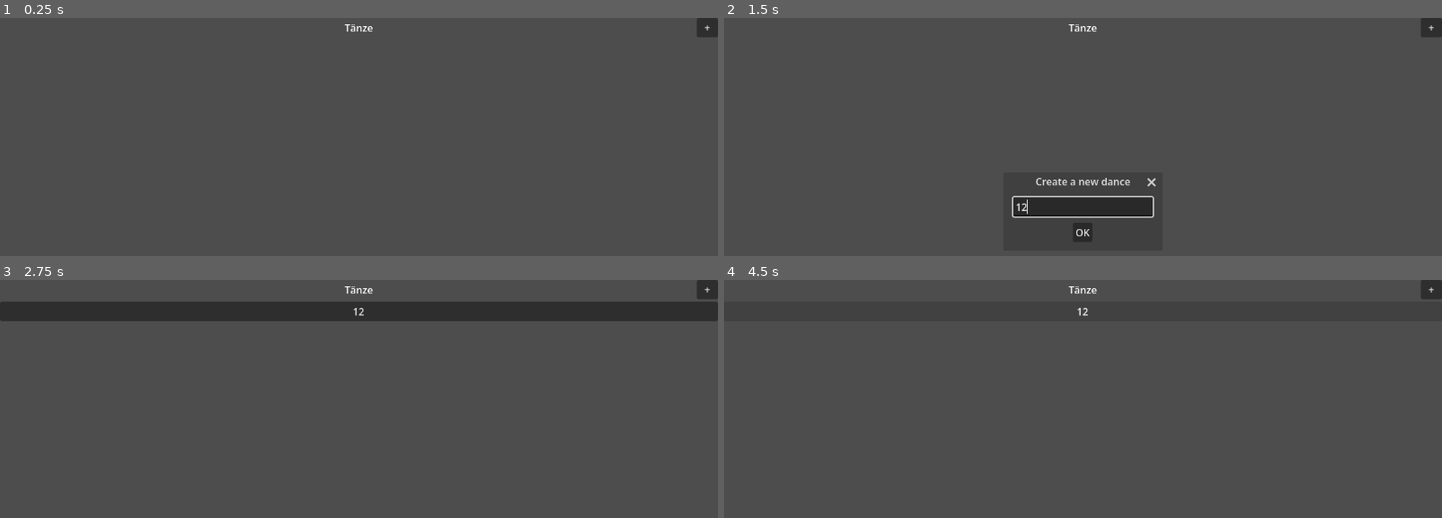
Above: before the commit, frames 1-4 (two rows, left to right).
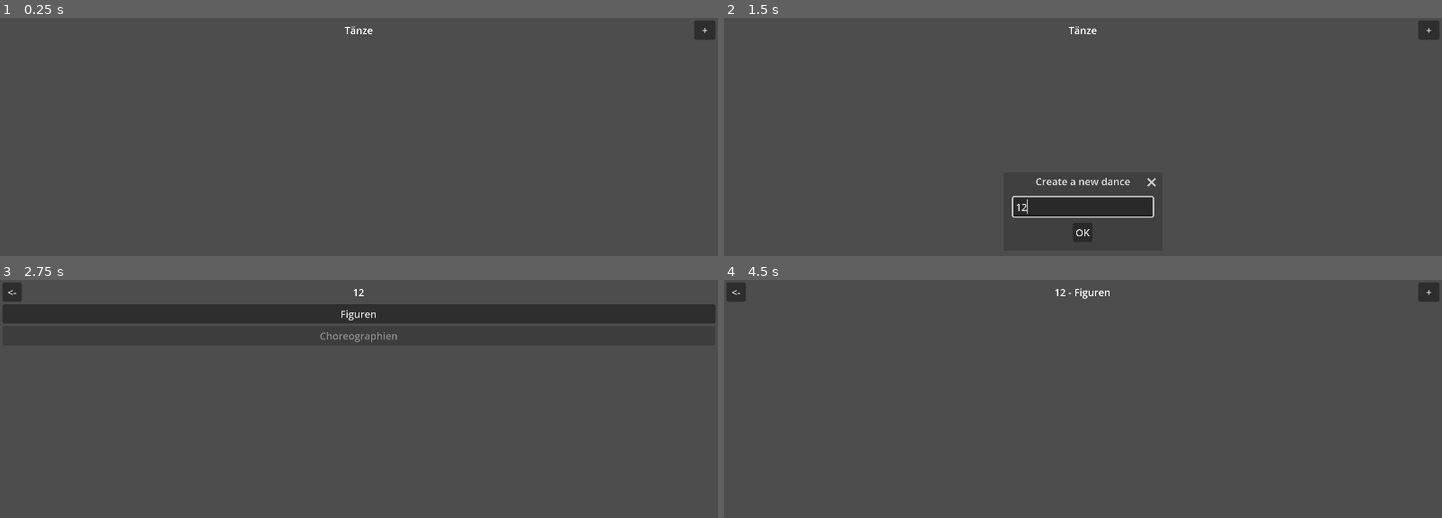
Above: after the commit, the same moments.

Repository: Calabiyaur/Dance-Notation
Game: Godot game, scene res://App.tscn
The game is run twice, just before and just after one commit, with the same random seed, the same clock (stepped at 60 frames per second) and the same inputs.
Inputs (mouse positions are in pixels of both pictures, inside the frame that each line leads up to):
- Up to frame 1 (0.25 s): no input
- Up to frame 2 (1.5 s): click "+" at 0.5 s; click (1083, 206) at 1.27 s; type "12" at 1.35 s
- Up to frame 3 (2.75 s): click "OK" at 2 s
- Up to frame 4 (4.5 s): click "12" (after the commit: "<-") at 2.75 s; click "12" at 3.5 s; click "12" (after the commit: "Figuren") at 4.25 s

The runs differ from the first frame. In frame 1, 0.2% of the frame differs, in the area x 47-100%, y 0-10%; in frame 2, 0.3%; in frame 3, 2.6%, in the area x 0-100%, y 0-27%; in frame 4, 0.5%.
Error before the commit: Parse Error: A lambda function must have a ":" followed by a body. (res://SceneSwitcher.gd:4)

Commit message:
Added margin

Diff:
--- a/App.tscn
+++ b/App.tscn
@@ -1,29 +1,38 @@
-[gd_scene load_steps=2 format=3 uid="uid://cn4k3vr0klbir"]
+[gd_scene format=3 uid="uid://cn4k3vr0klbir"]
 
 [ext_resource type="Script" uid="uid://hkns3o3e7vms" path="res://AppScene.gd" id="1_j6dmo"]
 
-[node name="App" type="VBoxContainer"]
+[node name="App" type="MarginContainer" unique_id=1923743042]
 anchors_preset = 15
 anchor_right = 1.0
 anchor_bottom = 1.0
 grow_horizontal = 2
 grow_vertical = 2
+theme_override_constants/margin_left = 4
+theme_override_constants/margin_top = 4
+theme_override_constants/margin_right = 4
+theme_override_constants/margin_bottom = 4
 script = ExtResource("1_j6dmo")
 
-[node name="Header" type="MarginContainer" parent="."]
+[node name="VBoxContainer" type="VBoxContainer" parent="." unique_id=1584857479]
 layout_mode = 2
 
-[node name="Title" type="Label" parent="Header"]
+[node name="Header" type="MarginContainer" parent="VBoxContainer" unique_id=1176212518]
+layout_mode = 2
+
+[node name="Title" type="Label" parent="VBoxContainer/Header" unique_id=1842680447]
 custom_minimum_size = Vector2(0, 31)
 layout_mode = 2
 text = "Tänze"
 horizontal_alignment = 1
 vertical_alignment = 1
 
-[node name="Add" type="Button" parent="Header"]
+[node name="Add" type="Button" parent="VBoxContainer/Header" unique_id=208588146]
+unique_name_in_owner = true
 layout_mode = 2
 size_flags_horizontal = 8
 text = "  +  "
 
-[node name="Dances" type="VBoxContainer" parent="."]
+[node name="Dances" type="VBoxContainer" parent="VBoxContainer" unique_id=1497781062]
+unique_name_in_owner = true
 layout_mode = 2
--- a/AppScene.gd
+++ b/AppScene.gd
@@ -1,4 +1,4 @@
-extends VBoxContainer
+extends MarginContainer
 
 
 var dance_notation: DanceNotation
@@ -6,20 +6,17 @@
 
 func _ready() -> void:
 	dance_notation = Data.load()
-	if dance_notation:
-		dance_notation.dances.sort_custom(func(a, b): return a.name < b.name)
-		for dance in dance_notation.dances:
-			add_dance_button(dance)
-	else:
-		dance_notation = DanceNotation.new()
+	dance_notation.dances.sort_custom(func(a, b): return a.name < b.name)
+	for dance in dance_notation.dances:
+		add_dance_button(dance)
 
-	$Header/Add.pressed.connect(open_create_dance_dialog)
+	%Add.pressed.connect(open_create_dance_dialog)
 
 
 func add_dance_button(dance: Dance) -> Button:
 	var button = Button.new()
 	button.text = dance.name
-	$Dances.add_child(button)
+	%Dances.add_child(button)
 	button.pressed.connect(func():
 		SceneSwitcher.switch_to("res://Dance.tscn", func(scene): scene.set_dance(dance))
 	)
--- a/Dance.tscn
+++ b/Dance.tscn
@@ -9,38 +9,48 @@
 [sub_resource type="Shortcut" id="Shortcut_jxx7j"]
 events = [SubResource("InputEventKey_p62nt")]
 
-[node name="Dance" type="VBoxContainer"]
+[node name="Dance" type="MarginContainer" unique_id=1928055795]
 anchors_preset = 15
 anchor_right = 1.0
 anchor_bottom = 1.0
 grow_horizontal = 2
 grow_vertical = 2
+theme_override_constants/margin_left = 4
+theme_override_constants/margin_top = 4
+theme_override_constants/margin_right = 4
+theme_override_constants/margin_bottom = 4
 script = ExtResource("1_p62nt")
 
-[node name="Header" type="MarginContainer" parent="."]
+[node name="VBoxContainer" type="VBoxContainer" parent="." unique_id=213246668]
 layout_mode = 2
 
-[node name="Back" type="Button" parent="Header"]
+[node name="Header" type="MarginContainer" parent="VBoxContainer" unique_id=340380557]
+layout_mode = 2
+
+[node name="Back" type="Button" parent="VBoxContainer/Header" unique_id=2014376745]
+unique_name_in_owner = true
 layout_mode = 2
 size_flags_horizontal = 0
 shortcut = SubResource("Shortcut_jxx7j")
 text = " <- "
 
-[node name="Title" type="Label" parent="Header"]
+[node name="Title" type="Label" parent="VBoxContainer/Header" unique_id=1999053441]
+unique_name_in_owner = true
 custom_minimum_size = Vector2(0, 31)
 layout_mode = 2
 text = "<Tanz>"
 horizontal_alignment = 1
 vertical_alignment = 1
 
-[node name="Categories" type="VBoxContainer" parent="."]
+[node name="Categories" type="VBoxContainer" parent="VBoxContainer" unique_id=1267574252]
+unique_name_in_owner = true
 layout_mode = 2
 
-[node name="Figures" type="Button" parent="Categories"]
+[node name="Figures" type="Button" parent="VBoxContainer/Categories" unique_id=1281025468]
 layout_mode = 2
 text = "Figuren"
 
-[node name="Choreographies" type="Button" parent="Categories"]
+[node name="Choreographies" type="Button" parent="VBoxContainer/Categories" unique_id=1743050525]
 layout_mode = 2
 disabled = true
 text = "Choreographien"
--- a/DanceScene.gd
+++ b/DanceScene.gd
@@ -1,13 +1,13 @@
-extends VBoxContainer
+extends MarginContainer
 
 
 var dance: Dance
 
 
 func _ready() -> void:
-	$Header/Back.pressed.connect(func(): SceneSwitcher.switch_to("res://App.tscn"))
-	$Header/Title.text = dance.name
-	$Categories/Figures.pressed.connect(func():
+	%Back.pressed.connect(func(): SceneSwitcher.switch_to("res://App.tscn"))
+	%Title.text = dance.name
+	%Categories/Figures.pressed.connect(func():
 		SceneSwitcher.switch_to("res://Figures.tscn", func(scene): scene.set_dance(dance))
 	)
 
--- a/Data.gd
+++ b/Data.gd
@@ -7,7 +7,10 @@
 
 
 func load() -> DanceNotation:
-	dance_notation = load(PATH)
+	if ResourceLoader.exists(PATH):
+		dance_notation = ResourceLoader.load(PATH)
+	if not dance_notation:
+		dance_notation = DanceNotation.new()
 	return dance_notation
 
 
--- a/Figure.tscn
+++ b/Figure.tscn
@@ -1,25 +1,44 @@
-[gd_scene load_steps=2 format=3 uid="uid://cbu2uu8xa50vi"]
+[gd_scene format=3 uid="uid://cbu2uu8xa50vi"]
 
 [ext_resource type="Script" uid="uid://qirqq51eqxyb" path="res://FigureScene.gd" id="1_3sfyk"]
 
-[node name="Figure" type="VBoxContainer"]
+[sub_resource type="InputEventKey" id="InputEventKey_3sfyk"]
+device = -1
+keycode = 4194305
+
+[sub_resource type="Shortcut" id="Shortcut_fnstt"]
+events = [SubResource("InputEventKey_3sfyk")]
+
+[node name="Figure" type="VBoxContainer" unique_id=1143514165]
 anchors_preset = 15
 anchor_right = 1.0
 anchor_bottom = 1.0
 grow_horizontal = 2
 grow_vertical = 2
+theme_override_constants/separation = 0
 script = ExtResource("1_3sfyk")
 
-[node name="Header" type="HBoxContainer" parent="."]
+[node name="MarginContainer" type="MarginContainer" parent="." unique_id=1811146057]
 layout_mode = 2
+theme_override_constants/margin_left = 4
+theme_override_constants/margin_top = 4
+theme_override_constants/margin_right = 4
+theme_override_constants/margin_bottom = 4
 
-[node name="Back" type="Button" parent="Header"]
+[node name="Header" type="HBoxContainer" parent="MarginContainer" unique_id=1022270292]
+layout_mode = 2
+theme_override_constants/separation = 12
+
+[node name="Back" type="Button" parent="MarginContainer/Header" unique_id=1900875545]
+unique_name_in_owner = true
 layout_mode = 2
 size_flags_horizontal = 0
 size_flags_vertical = 0
+shortcut = SubResource("Shortcut_fnstt")
 text = " <- "
 
-[node name="Title" type="Label" parent="Header"]
+[node name="Title" type="Label" parent="MarginContainer/Header" unique_id=1738971306]
+unique_name_in_owner = true
 custom_minimum_size = Vector2(0, 31)
 layout_mode = 2
 size_flags_horizontal = 3
@@ -27,23 +46,23 @@
 <Figur>"
 vertical_alignment = 1
 
-[node name="Edit" type="Button" parent="Header"]
+[node name="Edit" type="Button" parent="MarginContainer/Header" unique_id=1182913553]
 layout_mode = 2
 size_flags_horizontal = 8
 size_flags_vertical = 0
 disabled = true
 text = "bearbeiten"
 
-[node name="VSplitContainer" type="VSplitContainer" parent="."]
+[node name="VSplitContainer" type="VSplitContainer" parent="." unique_id=1676987565]
 layout_mode = 2
 size_flags_vertical = 3
 
-[node name="ScrollContainer" type="ScrollContainer" parent="VSplitContainer"]
+[node name="ScrollContainer" type="ScrollContainer" parent="VSplitContainer" unique_id=1489406622]
 layout_mode = 2
 size_flags_vertical = 3
 horizontal_scroll_mode = 0
 
-[node name="MarginContainer" type="MarginContainer" parent="VSplitContainer/ScrollContainer"]
+[node name="MarginContainer" type="MarginContainer" parent="VSplitContainer/ScrollContainer" unique_id=1771899933]
 layout_mode = 2
 size_flags_horizontal = 3
 size_flags_vertical = 3
@@ -52,17 +71,17 @@
 theme_override_constants/margin_right = 4
 theme_override_constants/margin_bottom = 4
 
-[node name="Steps" type="HFlowContainer" parent="VSplitContainer/ScrollContainer/MarginContainer"]
+[node name="Steps" type="HFlowContainer" parent="VSplitContainer/ScrollContainer/MarginContainer" unique_id=119836069]
 unique_name_in_owner = true
 layout_mode = 2
 size_flags_horizontal = 3
 size_flags_vertical = 3
 
-[node name="Add" type="Button" parent="VSplitContainer/ScrollContainer/MarginContainer/Steps"]
+[node name="Add" type="Button" parent="VSplitContainer/ScrollContainer/MarginContainer/Steps" unique_id=657696607]
 custom_minimum_size = Vector2(64, 260)
 layout_mode = 2
 text = "  +  "
 
-[node name="Details" type="VBoxContainer" parent="VSplitContainer"]
+[node name="Details" type="VBoxContainer" parent="VSplitContainer" unique_id=2085916812]
 visible = false
 layout_mode = 2
--- a/FigureScene.gd
+++ b/FigureScene.gd
@@ -6,10 +6,10 @@
 
 
 func _ready() -> void:
-	$Header/Back.pressed.connect(func():
+	%Back.pressed.connect(func():
 		SceneSwitcher.switch_to("res://Figures.tscn", func(scene): scene.set_dance(dance))
 	)
-	$Header/Title.text = dance.name + "\n" + figure.name
+	%Title.text = dance.name + "\n" + figure.name
 	%Steps/Add.pressed.connect(add_new_step)
 
 
--- a/Figures.tscn
+++ b/Figures.tscn
@@ -1,34 +1,53 @@
-[gd_scene load_steps=2 format=3 uid="uid://c75l77ojy6jkl"]
+[gd_scene format=3 uid="uid://c75l77ojy6jkl"]
 
 [ext_resource type="Script" uid="uid://uno5x1bo4q4o" path="res://FiguresScene.gd" id="1_s54bi"]
 
-[node name="Figures" type="VBoxContainer"]
+[sub_resource type="InputEventKey" id="InputEventKey_s54bi"]
+device = -1
+keycode = 4194305
+
+[sub_resource type="Shortcut" id="Shortcut_b4yc8"]
+events = [SubResource("InputEventKey_s54bi")]
+
+[node name="Figures" type="MarginContainer" unique_id=1345119068]
 anchors_preset = 15
 anchor_right = 1.0
 anchor_bottom = 1.0
 grow_horizontal = 2
 grow_vertical = 2
+theme_override_constants/margin_left = 4
+theme_override_constants/margin_top = 4
+theme_override_constants/margin_right = 4
+theme_override_constants/margin_bottom = 4
 script = ExtResource("1_s54bi")
 
-[node name="Header" type="MarginContainer" parent="."]
+[node name="VBoxContainer" type="VBoxContainer" parent="." unique_id=22911497]
 layout_mode = 2
 
-[node name="Back" type="Button" parent="Header"]
+[node name="Header" type="MarginContainer" parent="VBoxContainer" unique_id=1954858866]
+layout_mode = 2
+
+[node name="Back" type="Button" parent="VBoxContainer/Header" unique_id=1404535749]
+unique_name_in_owner = true
 layout_mode = 2
 size_flags_horizontal = 0
+shortcut = SubResource("Shortcut_b4yc8")
 text = " <- "
 
-[node name="Title" type="Label" parent="Header"]
+[node name="Title" type="Label" parent="VBoxContainer/Header" unique_id=1890957947]
+unique_name_in_owner = true
 custom_minimum_size = Vector2(0, 31)
 layout_mode = 2
 text = "<Tanz> - Figuren"
 horizontal_alignment = 1
 vertical_alignment = 1
 
-[node name="Add" type="Button" parent="Header"]
+[node name="Add" type="Button" parent="VBoxContainer/Header" unique_id=2111266765]
+unique_name_in_owner = true
 layout_mode = 2
 size_flags_horizontal = 8
 text = "  +  "
 
-[node name="Figures" type="VBoxContainer" parent="."]
+[node name="Figures" type="VBoxContainer" parent="VBoxContainer" unique_id=979236460]
+unique_name_in_owner = true
 layout_mode = 2
--- a/FiguresScene.gd
+++ b/FiguresScene.gd
@@ -1,15 +1,15 @@
-extends VBoxContainer
+extends MarginContainer
 
 
 var dance: Dance
 
 
 func _ready() -> void:
-	$Header/Back.pressed.connect(func():
+	%Back.pressed.connect(func():
 		SceneSwitcher.switch_to("res://Dance.tscn", func(scene): scene.set_dance(dance))
 	)
-	$Header/Title.text = dance.name + " - Figuren"
-	$Header/Add.pressed.connect(open_create_figure_dialog)
+	%Title.text = dance.name + " - Figuren"
+	%Add.pressed.connect(open_create_figure_dialog)
 
 	dance.figures.sort_custom(func(a, b): return a.name < b.name)
 	for figure in dance.figures:
@@ -19,7 +19,7 @@
 func add_figure_button(figure: Figure) -> Button:
 	var button = Button.new()
 	button.text = figure.name
-	$Figures.add_child(button)
+	%Figures.add_child(button)
 	button.pressed.connect(func():
 		SceneSwitcher.switch_to("res://Figure.tscn", func(scene):
 			scene.set_dance(dance)
--- a/SceneSwitcher.gd
+++ b/SceneSwitcher.gd
@@ -1,7 +1,7 @@
 extends Node
 
 
-func switch_to(resource_path: String, params: Callable = func(scene):):
+func switch_to(resource_path: String, params: Callable = func(scene): {}):
 	var scene = load(resource_path).instantiate()
 	params.call(scene)
 	get_tree().get_root().add_child(scene)
--- a/project.godot
+++ b/project.godot
@@ -8,11 +8,15 @@
 
 config_version=5
 
+[animation]
+
+compatibility/default_parent_skeleton_in_mesh_instance_3d=true
+
 [application]
 
 config/name="Dance Notation"
 run/main_scene="uid://cn4k3vr0klbir"
-config/features=PackedStringArray("4.4", "GL Compatibility")
+config/features=PackedStringArray("4.6", "GL Compatibility")
 config/icon="res://icon.svg"
 
 [autoload]
@@ -22,7 +26,10 @@
 
 [display]
 
+window/size/viewport_width=2304
+window/size/viewport_height=1296
 window/stretch/aspect="expand"
+window/stretch/scale=2.0
 
 [rendering]
 
Not shown: 1 places in Dance.tscn that only renumber resources
